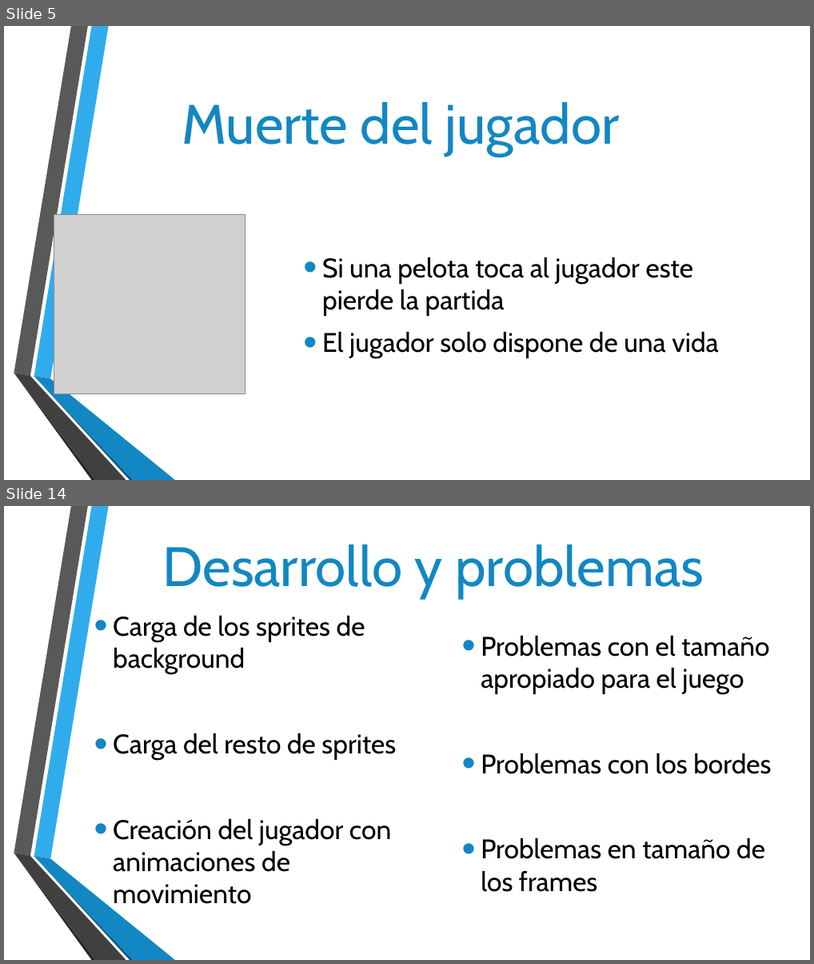
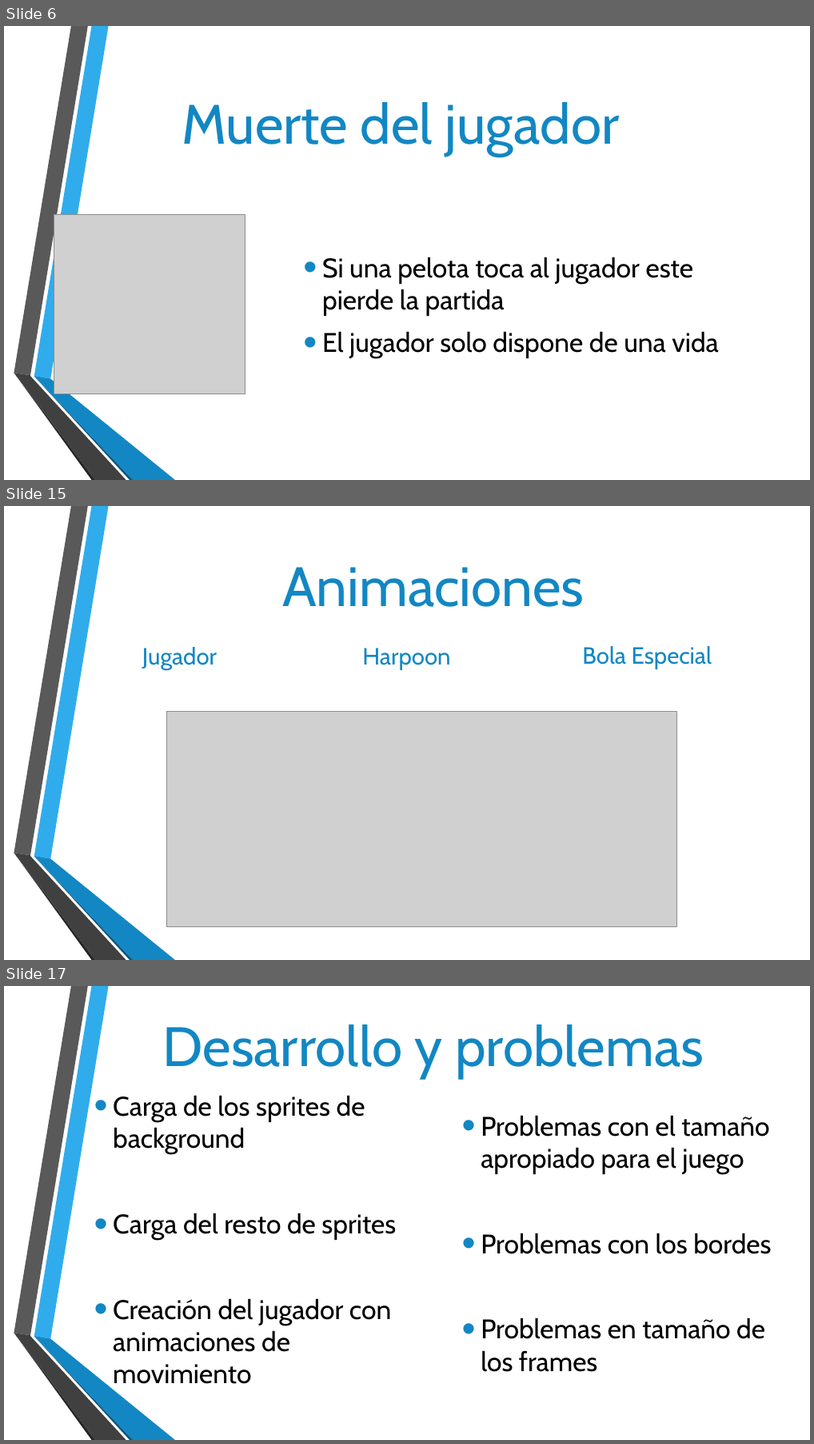
Before and after one commit to alvarocual/Super-Pang, a slide deck: SUPER PANG.pptx. Shown one above the other, each under a label of ours: slides 5 and 14 before the commit, slides 6, 15 and 17 after it; the slides between them are not shown. The pictures are 814x964 and 814x1444 pixels, drawn with LibreOffice and Linux fonts; fonts in the diff are those of the drawing; grey boxes stand for pictures; background and template pictures are left out. Boxes give left, top, right and bottom in pixels: in the first picture for what was removed or moved away, otherwise in the second. Text is boxed around its words. In the diff, an @@ line names an element or a change of style, - is before the commit and + after.

```diff
--- a/SUPER PANG.pptx
+++ b/SUPER PANG.pptx
@@ slide 15 added at (x1=4, y1=506, x2=810, y2=960), background picture (left out); not listed: 6 template elements that a slide beside it also shows @@
@@ title added at (x1=282, y1=567, x2=584, y2=607), 66 pt, text #1287C3 @@
+Animaciones
@@ text added at (x1=142, y1=647, x2=217, y2=670), 28 pt, text #1287C3 @@
+Jugador
@@ text added at (x1=362, y1=648, x2=450, y2=670), 28 pt, text #1287C3 @@
+Harpoon
@@ text added at (x1=582, y1=646, x2=712, y2=669), 28 pt, text #1287C3 @@
+Bola Especial
@@ picture added at (x1=166, y1=711, x2=678, y2=927) @@
@@ what was slide 5 is now slide 6 @@
@@ what was slide 14 is now slide 17 @@
```
Also in this commit, not shown: 5 slides changed, 7 other slides added, 4 slides removed.
